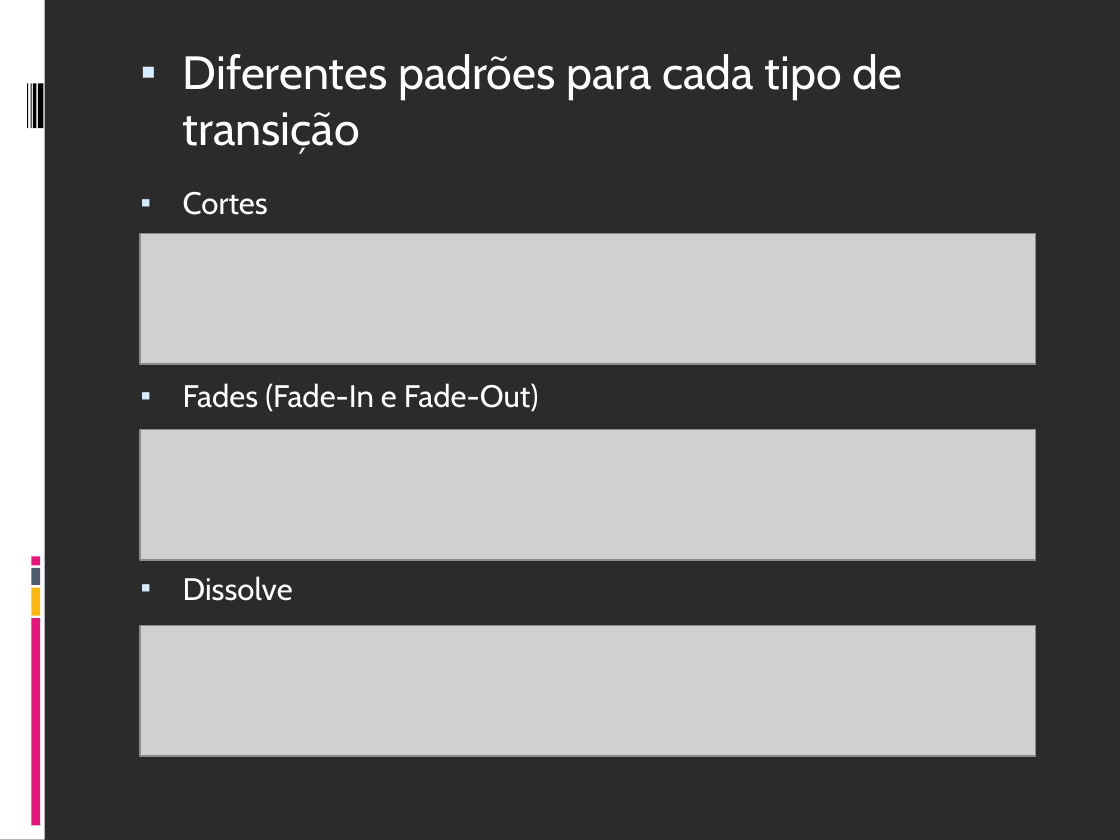
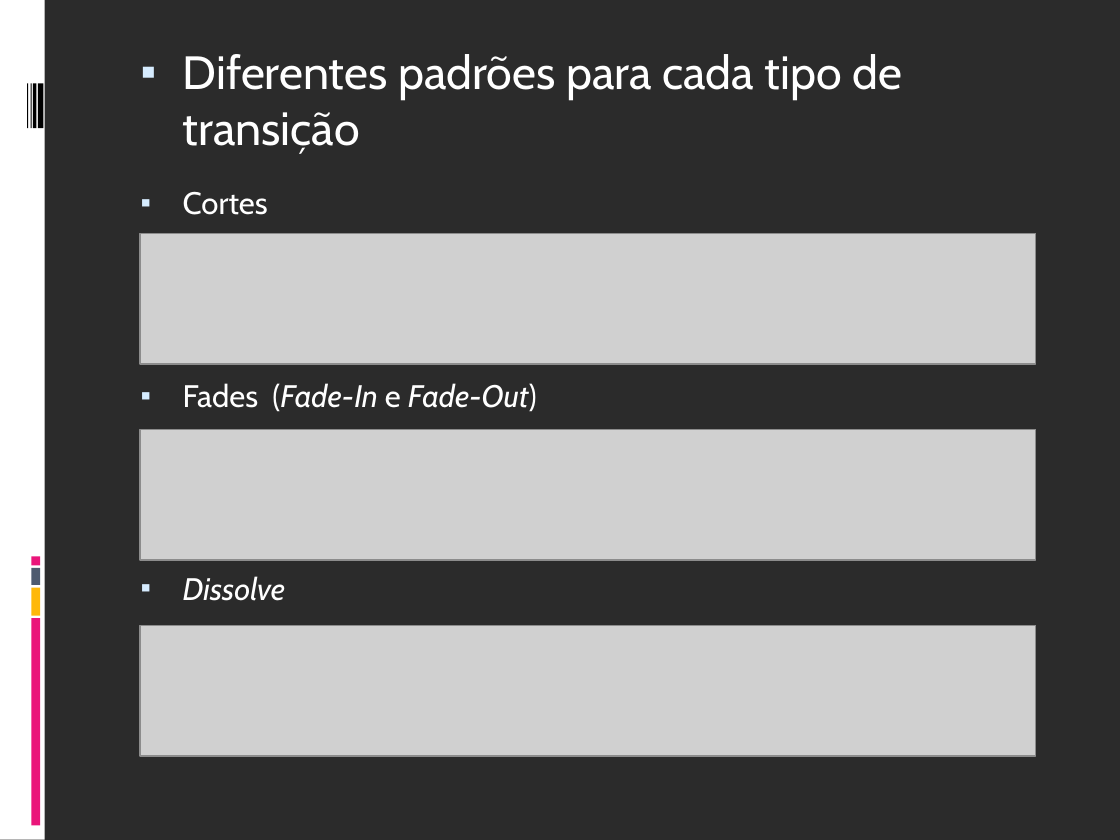
Before and after one commit to fabriciols/m-fit, a slide deck: slide 4 of DOCS/Apresentação/Apresentação_Final.ppt. Drawn at 1120x840 pixels with LibreOffice and Linux fonts; fonts in the diff are those of the drawing; grey boxes stand for pictures; background and template pictures are left out; a plain dark background stands for a picture behind light text. Boxes give left, top, right and bottom in pixels: in the first picture for what was removed or moved away, otherwise in the second. Text is boxed around its words. In the diff, an @@ line names an element or a change of style, - is before the commit and + after.

```diff
--- a/DOCS/Apresentação/Apresentação_Final.ppt
+++ b/DOCS/Apresentação/Apresentação_Final.ppt
@@ text at <box>183,383,537,601</box>: italic on in "(Fade-In Fade-Out)", "Dissolve" @@
```
Also in this commit, not shown: 3 other slides changed.
